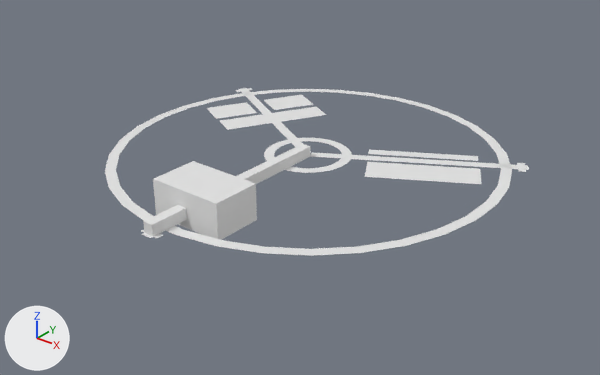
Renders of the Blender file JoGJ/Assets/Models/BaseMap_01.blend from each side of a commit.
Camera for both pictures: a 50 mm camera at (385.0, -492.0, 272.0) aimed at (19.0, -34.0, -11.0). Lighting does not change. The marker at lower left points along +X, +Y and +Z.
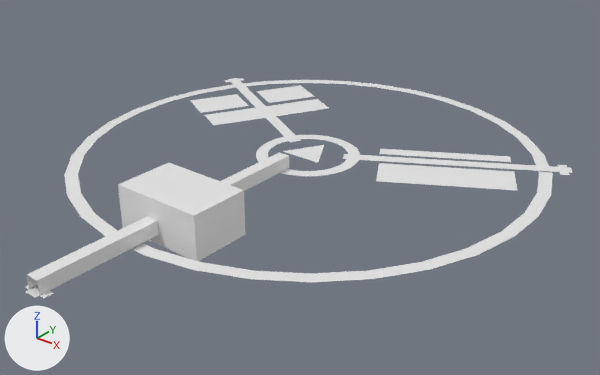
Commit message: Added - Base Map

Where the newer file only moved an object's origin or applied its transform, the numbers keep the older frame.

Boxes (x1, y1, x2, y2) around the edits, measured in the pictures (600 x 375 px):
'Circle.003', moved, rescaled (20% wider, 21% taller): before (105, 89, 512, 256); after (65, 80, 553, 282)
'Plane.017', reshaped (22% wider, 24% taller): before (153, 161, 257, 240); after (118, 163, 245, 261)
'Plane.020', reshaped, rescaled (55% wider, 55% taller): before (141, 144, 311, 238); after (25, 152, 289, 298)
'Plane.015', moved, rescaled (21% wider, 26% taller): before (365, 162, 482, 184); after (376, 163, 518, 191)
'Plane.011', moved, rescaled (17% wider, 12% taller): before (220, 107, 326, 130); after (205, 99, 329, 125)
'Circle.002', rescaled (18% wider, 17% taller): before (264, 138, 352, 173); after (256, 135, 360, 176)
'Plane.019', reshaped: before (310, 152, 529, 172); after (343, 154, 573, 175)
'Plane.012', moved, rescaled (18% wider, 11% taller): before (207, 102, 257, 119); after (190, 94, 249, 113)
'Plane.013', moved, rescaled (18% wider, 19% taller): before (264, 95, 314, 110); after (256, 85, 315, 103)
'Plane.014', moved, rescaled (20% wider, 17% taller): before (368, 150, 478, 161); after (379, 149, 511, 162)
'Plane.018', reshaped: before (236, 88, 311, 153); after (224, 78, 301, 142)
'Plane.010', rescaled (not visible before): after (283, 145, 324, 163)

The change, as a list of edits to the scene's bpy script:
```text
Change me_plane_030:
    used by ob_plane_020; location = (0.0, 0.0, 0.1); scale = (4.28, 4.28, 4.28)
    remove me_plane_030.from_pydata(...)  # 20 vertices, 12 faces; spans x -1.9..1.9, y -41.0..-0.6, z 0.0..2.1
    add me_plane_030.from_pydata(...)  # 28 vertices, 16 faces; spans x -1.9..1.9, y -52.4..-6.0, z 0.0..2.1
    me_plane_030 part 1: the whole mesh is rebuilt
Change me_plane_029:
    used by ob_plane_019; location = (0.0, 0.0, 0.1); rotation_euler = (0.0, 0.0, 2.094), in degrees (0, 0, 120); scale = (4.28, 4.28, 4.28)
    remove me_plane_029.from_pydata(...)  # 14 vertices, 6 faces; spans x -1.9..1.9, y -41.0..-0.6, z 0.0
    add me_plane_029.from_pydata(...)  # 14 vertices, 6 faces; spans x -2.3..2.3, y -48.8..-6.7, z 0.0
    me_plane_029 part 2: 14 of 14 vertices moved; they spanned x -1.9..1.9, y -41.0..-0.6, z 0.0 and now span x -2.3..2.3, y -48.8..-6.7, z 0.0; mean shift (0.0, -7.4, 0.0); largest move (-0.9, -41.0, 0.0) -> (-1.1, -48.8, 0.0)
Change me_plane_028:
    used by ob_plane_018; location = (0.0, 0.0, 0.1); rotation_euler = (0.0, 0.0, 4.189), in degrees (0, 0, 240); scale = (4.28, 4.28, 4.28)
    remove me_plane_028.from_pydata(...)  # 14 vertices, 6 faces; spans x -1.9..1.9, y -41.0..-0.6, z 0.0
    add me_plane_028.from_pydata(...)  # 14 vertices, 6 faces; spans x -2.3..2.3, y -48.8..-6.7, z 0.0
    me_plane_028 part 3: 14 of 14 vertices moved; they spanned x -1.9..1.9, y -41.0..-0.6, z 0.0 and now span x -2.3..2.3, y -48.8..-6.7, z 0.0; mean shift (0.0, -7.4, 0.0); largest move (-0.9, -41.0, 0.0) -> (-1.1, -48.8, 0.0)
Change me_plane_027:
    where me_plane_027.from_pydata(...)  # 8 vertices, 6 faces; spans x -1.0..0.8, y -1.0..1.0, z 0.0..2.23
    used by ob_plane_017; location = (6.6, -122.0, -6.8); scale = (34.2, 19.9, 12.8)
    verts and faces of me_plane_027; kept vertices keep their numbers, new ones are numbered from 8
    me_plane_027 part 4
    add delete_vertices([*range(0, 8)])  # with the faces that use them
    add verts[8] = (-1.15, -2.35, -0.1)  # pixel (122, 228)
    add verts[9] = (-1.15, 0.03, -0.1)
    add verts[10] = (-1.15, -2.35, 2.56)  # pixel (117, 184)
    add verts[11] = (-1.15, 0.03, 2.56)  # pixel (168, 162)
    add for new, old in zip([*range(12, 16)], [*range(8, 12)]): verts[new] = verts[old] + (2.14, 0.0, 0.0)
    add faces += [(8, 12, 13, 9), (10, 11, 15, 14), (9, 13, 15, 11), (8, 10, 14, 12), (12, 14, 15, 13), (8, 9, 11, 10)]
Change ob_plane_020:
    ob_plane_020.scale: (4.28, 4.28, 4.28) -> (5.08, 5.08, 5.08)
Change ob_circle_003:
    ob_circle_003.location: (0.0, 0.0, 0.1) -> (0.0, 0.0, -0.7)
    ob_circle_003.scale: (163.0, 163.0, 163.0) -> (193.0, 193.0, 193.0)
Change ob_circle_002:
    ob_circle_002.scale: (35.8, 35.8, 35.8) -> (42.6, 42.6, 42.6)
Change ob_plane_015:
    ob_plane_015.location: (91.9, 27.5, 0.1) -> (109.2, 32.7, 0.2)
    ob_plane_015.scale: (44.3, 14.4, 12.8) -> (52.6, 17.1, 15.3)
Change ob_plane_014:
    ob_plane_014.location: (74.1, 57.0, 0.1) -> (88.0, 67.7, 0.2)
    ob_plane_014.scale: (44.3, 4.73, 12.8) -> (52.6, 5.63, 15.3)
Change ob_plane_013:
    ob_plane_013.location: (-91.1, 85.6, 0.1) -> (-108.3, 101.7, 0.2)
    ob_plane_013.scale: (15.1, 19.9, 12.8) -> (17.9, 23.6, 15.3)
Change ob_plane_012:
    ob_plane_012.location: (-118.0, 35.7, 0.1) -> (-140.3, 42.4, 0.2)
    ob_plane_012.scale: (15.1, 19.9, 12.8) -> (17.9, 23.6, 15.3)
Change ob_plane_011:
    ob_plane_011.location: (-75.7, 45.4, 0.1) -> (-89.9, 53.9, 0.2)
    ob_plane_011.scale: (11.9, 47.5, 12.8) -> (14.1, 56.5, 15.3)
Change ob_plane_010:
    ob_plane_010.scale: (2.14, 2.14, 2.14) -> (21.8, 21.8, 21.8)
```
